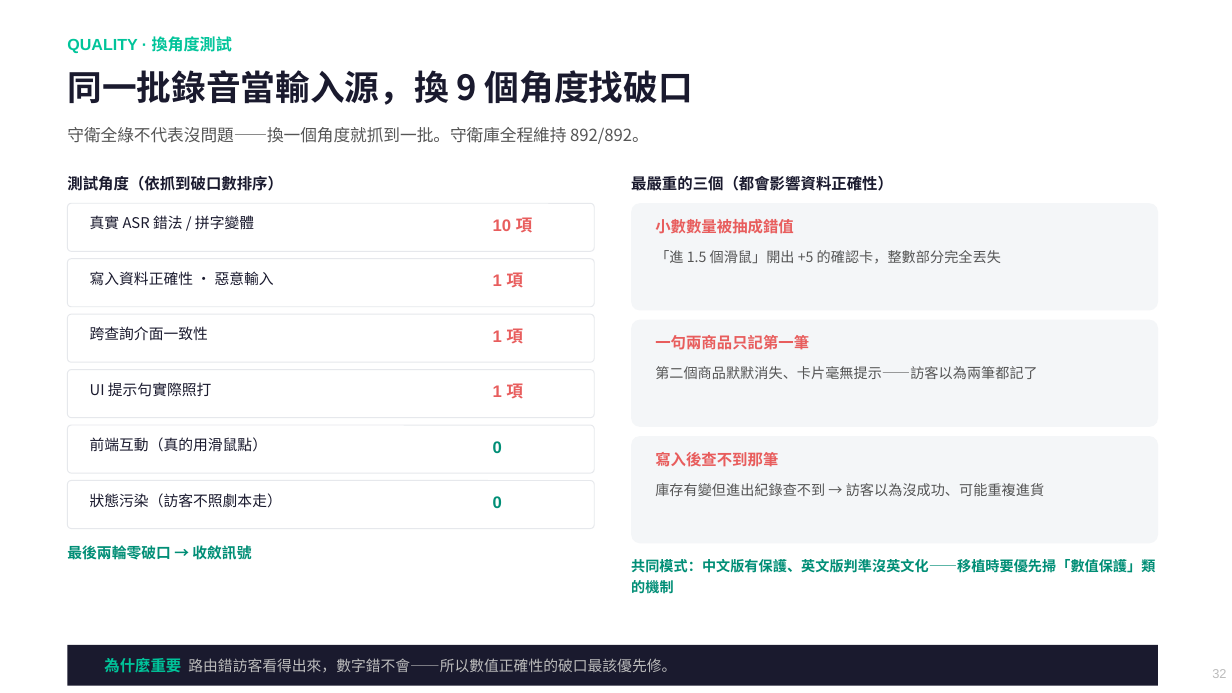
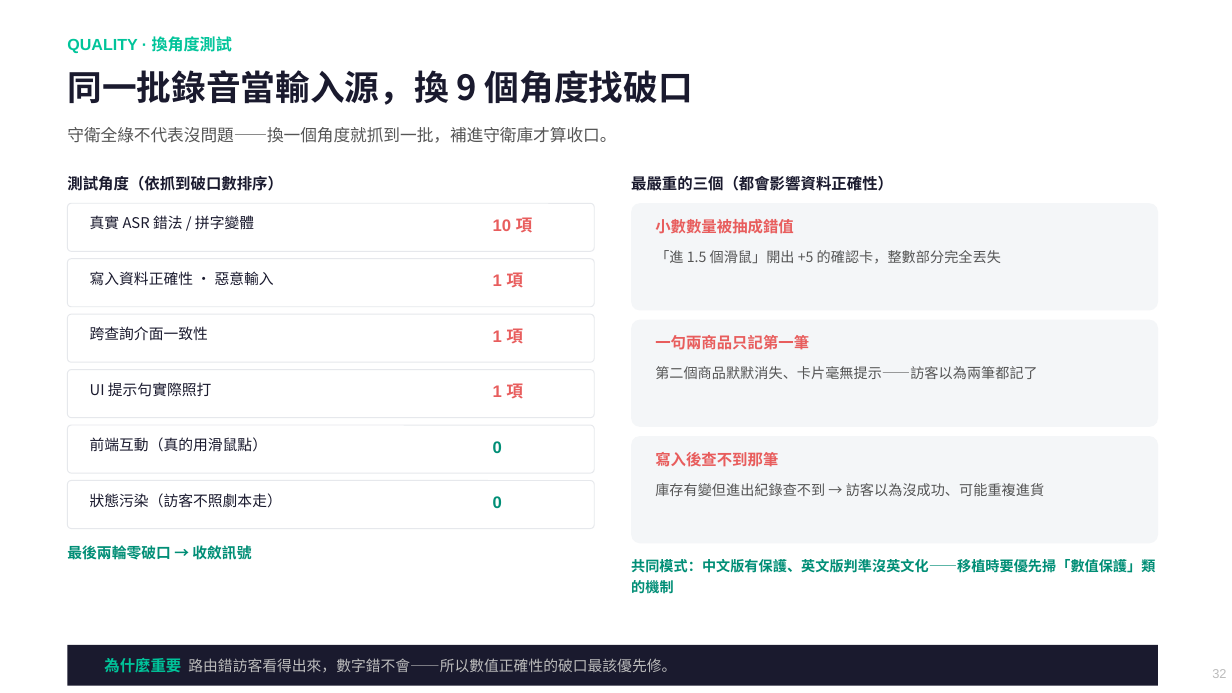
Before and after one commit to chunyen627-afk/warehouse-v2-agent, a slide deck: slide 32 of 倉管Agent_專案簡報.pptx. Drawn at 1232x693 pixels with LibreOffice and Linux fonts; fonts in the diff are those of the drawing. Boxes give left, top, right and bottom in pixels: in the first picture for what was removed or moved away, otherwise in the second. Text is boxed around its words. In the diff, an @@ line names an element or a change of style, - is before the commit and + after.

```diff
--- a/倉管Agent_專案簡報.pptx
+++ b/倉管Agent_專案簡報.pptx
@@ text at (x1=67, y1=127, x2=616, y2=143): text changed @@
-守衛全綠不代表沒問題——換一個角度就抓到一批。守衛庫全程維持 892/892。
+守衛全綠不代表沒問題——換一個角度就抓到一批，補進守衛庫才算收口。
```
Also in this commit, not shown: 10 other slides changed, 5 other files.
